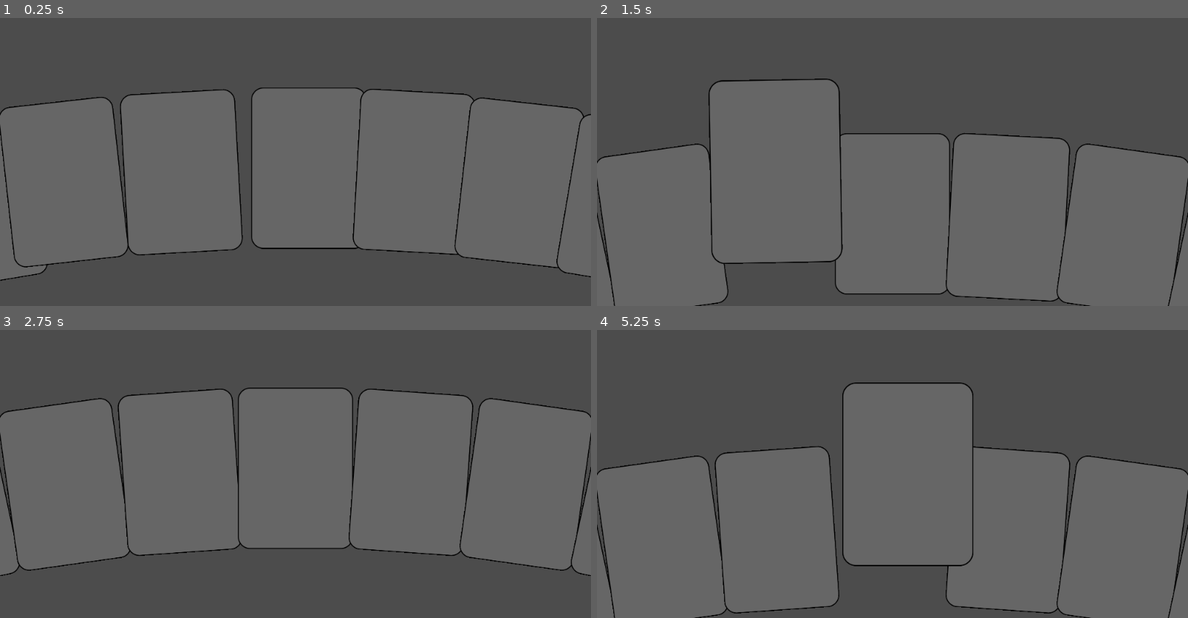
Above: before the commit, frames 1-4 (two rows, left to right).
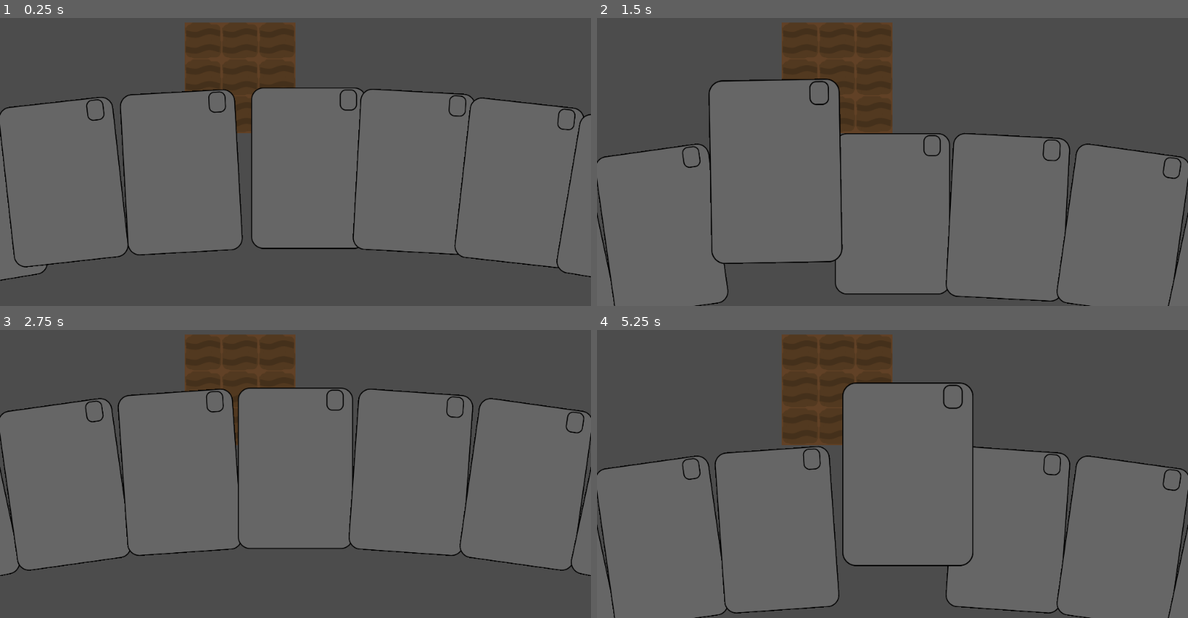
Above: after the commit, the same moments.

Repository: HoneyPony/cardwork-cycle
Game: Godot game, scene res://Game.tscn
The game is run twice, just before and just after one commit, with the same random seed, the same clock (stepped at 60 frames per second) and the same inputs.
Inputs (mouse positions are in pixels of both pictures, inside the frame that each line leads up to):
- Up to frame 1 (0.25 s): no input
- Up to frame 2 (1.5 s): move the mouse to (1022, 115) at 0.52 s; click (1022, 115) at 0.6 s; move the mouse to (774, 150) at 1.27 s; click (774, 150) at 1.35 s
- Up to frame 3 (2.75 s): move the mouse to (354, 370) at 2.02 s; click (354, 370) at 2.1 s
- Up to frame 4 (5.25 s): tap Enter at 2.75 s; move the mouse to (862, 514) at 2.77 s; click (862, 514) at 2.85 s; move the mouse to (1069, 497) at 3.52 s; click (1069, 497) at 3.6 s; move the mouse to (715, 393) at 4.27 s; click (715, 393) at 4.35 s; move the mouse to (922, 445) at 5.02 s; click (922, 445) at 5.1 s

The runs differ from the first frame. In frame 1, 5.0% of the frame differs, in the area x 0-98%, y 1-42%; in frame 2, 5.6%; in frame 3, 3.9%; in frame 4, 5.6%, in the area x 14-99%, y 1-56%.

Commit message:
Start working on farm with basic art, might change it
Former-commit-id: 8b851aff66f1a353fe3cf1f1014dfd32b798779f

Diff:
--- a/Game.tscn
+++ b/Game.tscn
@@ -1,12 +1,30 @@
-[gd_scene load_steps=4 format=2]
+[gd_scene load_steps=6 format=2]
 
 [ext_resource path="res://ui/PauseMenu.tscn" type="PackedScene" id=1]
 [ext_resource path="res://cards/Card.tscn" type="PackedScene" id=2]
 [ext_resource path="res://cards/CardManager.gd" type="Script" id=3]
+[ext_resource path="res://farm/plant_spot.svg" type="Texture" id=4]
+
+[sub_resource type="TileSet" id=1]
+0/name = "plant_spot.svg 0"
+0/texture = ExtResource( 4 )
+0/tex_offset = Vector2( 0, 0 )
+0/modulate = Color( 1, 1, 1, 1 )
+0/region = Rect2( 0, 0, 64, 64 )
+0/tile_mode = 0
+0/occluder_offset = Vector2( 0, 0 )
+0/navigation_offset = Vector2( 0, 0 )
+0/shape_offset = Vector2( 0, 0 )
+0/shape_transform = Transform2D( 1, 0, 0, 1, 0, 0 )
+0/shape_one_way = false
+0/shape_one_way_margin = 0.0
+0/shapes = [  ]
+0/z_index = 0
 
 [node name="Game" type="Node2D"]
 
 [node name="Cards" type="Node2D" parent="."]
+z_index = 100
 script = ExtResource( 3 )
 
 [node name="Card1" parent="Cards" instance=ExtResource( 2 )]
@@ -34,3 +52,10 @@
 
 [node name="PauseMenu" parent="." instance=ExtResource( 1 )]
 visible = false
+
+[node name="TileMap" type="TileMap" parent="."]
+tile_set = SubResource( 1 )
+format = 1
+tile_data = PoolIntArray( -131075, 0, 0, -131074, 0, 0, -131073, 0, 0, -65539, 0, 0, -65538, 0, 0, -65537, 0, 0, -3, 0, 0, -2, 0, 0, -1, 0, 0 )
+
+[node name="CanvasLayer" type="CanvasLayer" parent="."]
--- a/cards/CardManager.gd
+++ b/cards/CardManager.gd
@@ -104,6 +104,7 @@
 func _physics_process(delta):
 	# This node is offset off the bottom of the camera viewport.size.y / 2
 	position.y = camera.position.y + get_viewport().size.y / 2
+	#position.y = get_viewport().size.y / 2
 
 	var card_picked_up = card_is_picked_up()
 	if not card_picked_up:
--- a/cards/card1.svg
+++ b/cards/card1.svg
@@ -23,9 +23,9 @@
      inkscape:pagecheckerboard="0"
      inkscape:document-units="px"
      showgrid="false"
-     inkscape:zoom="0.64052329"
-     inkscape:cx="25.760188"
-     inkscape:cy="356.73957"
+     inkscape:zoom="0.90583672"
+     inkscape:cx="246.73321"
+     inkscape:cy="210.3028"
      inkscape:window-width="1620"
      inkscape:window-height="1018"
      inkscape:window-x="-6"
@@ -51,5 +51,24 @@
        x="0.47464165"
        y="0.47464174"
        ry="10.807228" />
+    <rect
+       style="fill:#666666;stroke:#000000;stroke-width:0.873125;stroke-linejoin:round;stroke-dasharray:none;stroke-opacity:1"
+       id="rect3063"
+       width="14.897884"
+       height="18.40975"
+       x="81.753395"
+       y="2.359777"
+       ry="5.1804843" />
+    <text
+       xml:space="preserve"
+       style="font-size:10.5833px;line-height:1.25;font-family:'Segoe UI';-inkscape-font-specification:'Segoe UI';word-spacing:0px;stroke-width:0.264583"
+       x="86.875504"
+       y="15.369279"
+       id="text3067"><tspan
+         sodipodi:role="line"
+         id="tspan3065"
+         style="stroke-width:0.264583"
+         x="86.875504"
+         y="15.369279">3</tspan></text>
   </g>
 </svg>
--- /dev/null
+++ b/farm/plant_spot.svg
@@ -0,0 +1,96 @@
+<?xml version="1.0" encoding="UTF-8" standalone="no"?>
+<!-- Created with Inkscape (http://www.inkscape.org/) -->
+
+<svg
+   width="64"
+   height="64"
+   viewBox="0 0 16.933333 16.933334"
+   version="1.1"
+   id="svg5"
+   inkscape:version="1.2.2 (732a01da63, 2022-12-09)"
+   sodipodi:docname="plant_spot.svg"
+   xmlns:inkscape="http://www.inkscape.org/namespaces/inkscape"
+   xmlns:sodipodi="http://sodipodi.sourceforge.net/DTD/sodipodi-0.dtd"
+   xmlns="http://www.w3.org/2000/svg"
+   xmlns:svg="http://www.w3.org/2000/svg">
+  <sodipodi:namedview
+     id="namedview7"
+     pagecolor="#505050"
+     bordercolor="#eeeeee"
+     borderopacity="1"
+     inkscape:pageshadow="0"
+     inkscape:pageopacity="0"
+     inkscape:pagecheckerboard="0"
+     inkscape:document-units="px"
+     showgrid="false"
+     inkscape:zoom="3.6233469"
+     inkscape:cx="-48.711869"
+     inkscape:cy="5.3817646"
+     inkscape:window-width="1620"
+     inkscape:window-height="1018"
+     inkscape:window-x="-6"
+     inkscape:window-y="-6"
+     inkscape:window-maximized="1"
+     inkscape:current-layer="layer1"
+     units="px"
+     width="64px"
+     inkscape:showpageshadow="0"
+     inkscape:deskcolor="#505050" />
+  <defs
+     id="defs2" />
+  <g
+     inkscape:label="Layer 1"
+     inkscape:groupmode="layer"
+     id="layer1">
+    <rect
+       style="fill:#614126;fill-opacity:1;stroke:none;stroke-width:1.01239;stroke-linejoin:round"
+       id="rect5015"
+       width="16.933334"
+       height="16.933334"
+       x="2.7755576e-17"
+       y="0"
+       ry="0" />
+    <rect
+       style="fill:#523920;fill-opacity:1;stroke:none;stroke-width:0.918824;stroke-linejoin:round"
+       id="rect4533"
+       width="15.663178"
+       height="15.079004"
+       x="0.69370711"
+       y="0.87626165"
+       ry="2.0911803" />
+    <rect
+       style="fill:#523920;fill-opacity:1;stroke:none;stroke-width:0.771589;stroke-linejoin:round"
+       id="rect6883"
+       width="10.003988"
+       height="16.648973"
+       x="2.3732088"
+       y="-0.21906544"
+       ry="2.3089061" />
+    <rect
+       style="fill:#523920;fill-opacity:1;stroke:none;stroke-width:0.598593;stroke-linejoin:round"
+       id="rect6885"
+       width="16.53944"
+       height="6.0608115"
+       x="0.25557631"
+       y="8.178442"
+       ry="0.840523" />
+    <rect
+       style="fill:#523920;fill-opacity:1;stroke:none;stroke-width:0.331229;stroke-linejoin:round"
+       id="rect6887"
+       width="11.208848"
+       height="2.7383194"
+       x="0.21906541"
+       y="2.3001866"
+       ry="0.37975448" />
+    <path
+       style="fill:none;fill-opacity:1;stroke:#44301b;stroke-width:2.64583;stroke-linejoin:round;stroke-dasharray:none;stroke-opacity:1"
+       d="m 0.70332619,4.9827019 c 0,0 0.48946301,-0.00512 1.16200801,0.197504 0.916655,0.2761633 2.302503,0.4476092 3.123632,0.4479237 2.25004,-0.052884 3.9845342,-1.6576711 6.7640828,-1.678112 0.747115,0.00973 2.776157,0.5483511 3.536559,0.8550743 0.458502,0.1849461 0.955617,0.17761 0.955617,0.17761"
+       id="path5080"
+       sodipodi:nodetypes="csccsc" />
+    <path
+       style="fill:none;fill-opacity:1;stroke:#44301b;stroke-width:2.64583;stroke-linejoin:round;stroke-dasharray:none;stroke-opacity:1"
+       d="m 0.54215948,12.263126 c 0,0 0.48946302,-0.0051 1.16200802,0.197504 0.916655,0.276163 2.302502,0.447609 3.123632,0.447924 2.250039,-0.05288 3.984534,-1.657671 6.7640825,-1.678112 0.747115,0.0097 2.776157,0.548351 3.536559,0.855074 0.458502,0.184946 0.955617,0.17761 0.955617,0.17761"
+       id="path6862"
+       sodipodi:nodetypes="csccsc" />
+  </g>
+</svg>
Not shown, added: farm/plant_spot.svg.import
